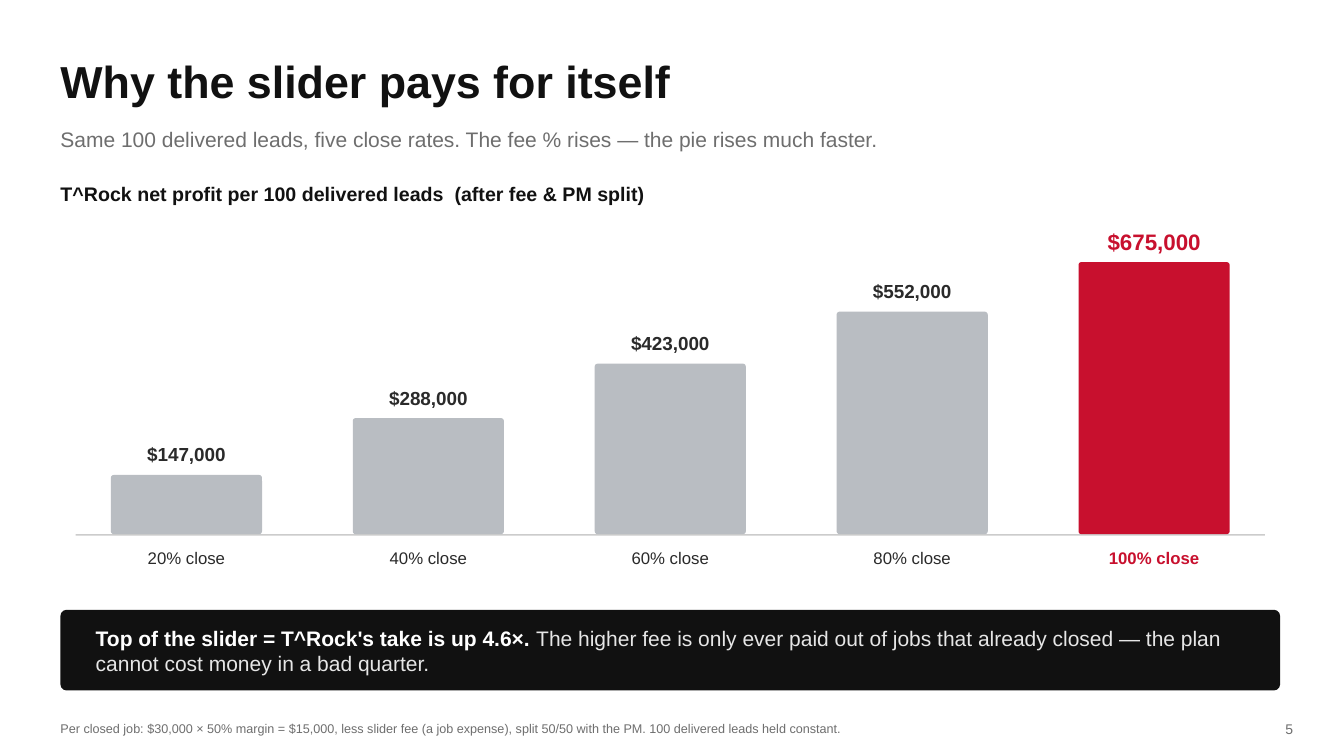
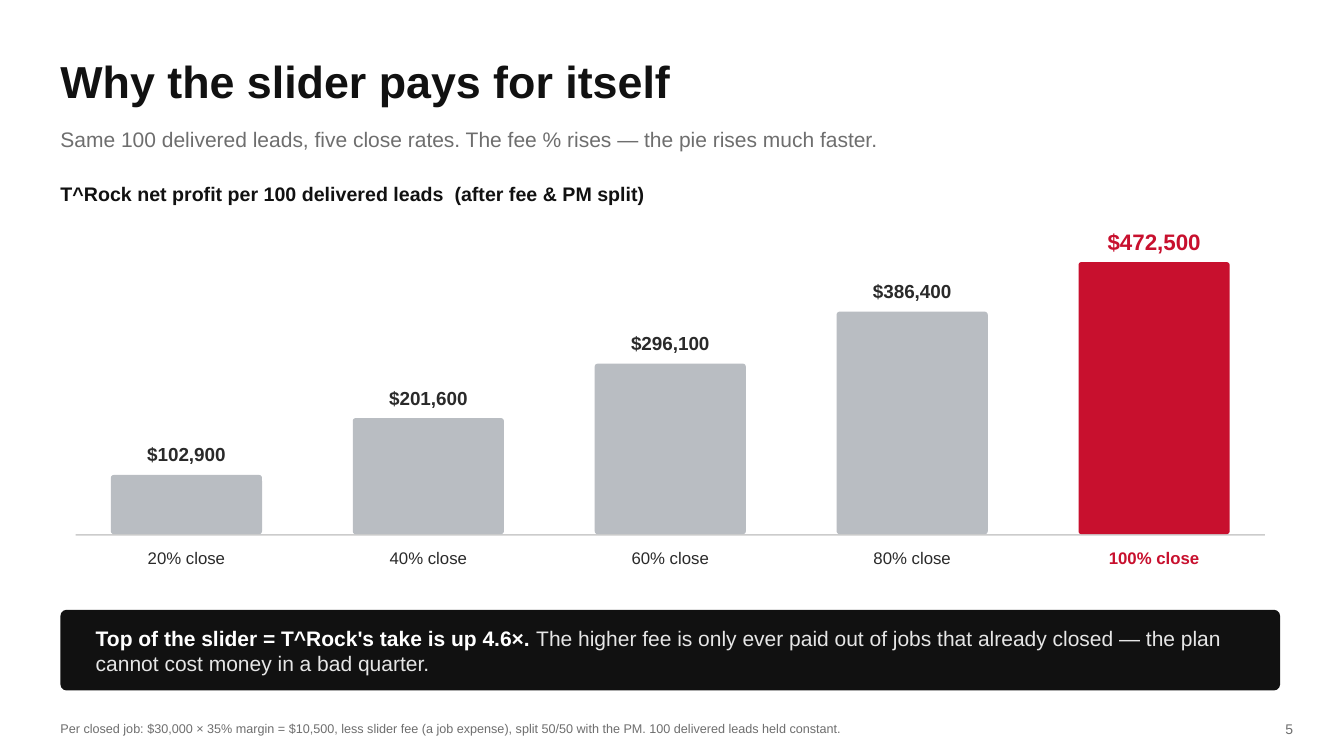
Before and after one commit to DommyD26/roofing-site-template, a slide deck: slide 5 of pitch/Commission-Plan.pptx. Drawn at 1344x756 pixels with LibreOffice and Linux fonts; fonts in the diff are those of the drawing. Boxes give left, top, right and bottom in pixels: in the first picture for what was removed or moved away, otherwise in the second. Text is boxed around its words. In the diff, an @@ line names an element or a change of style, - is before the commit and + after.

```diff
--- a/pitch/Commission-Plan.pptx
+++ b/pitch/Commission-Plan.pptx
@@ text at (x1=1108, y1=233, x2=1201, y2=254): text changed @@
-$675,000
+$472,500
@@ text at (x1=873, y1=284, x2=951, y2=301): text changed @@
-$552,000
+$386,400
@@ text at (x1=631, y1=336, x2=709, y2=353): text changed @@
-$423,000
+$296,100
@@ text at (x1=389, y1=391, x2=467, y2=408): text changed @@
-$288,000
+$201,600
@@ text at (x1=147, y1=447, x2=225, y2=464): text changed @@
-$147,000
+$102,900
@@ text at (x1=60, y1=724, x2=841, y2=736): text changed @@
-Per closed job: $30,000 × 50% margin = $15,000, less slider fee (a job expense), split 50/50 with the PM. 100 delivered leads held constant.
+Per closed job: $30,000 × 35% margin = $10,500, less slider fee (a job expense), split 50/50 with the PM. 100 delivered leads held constant.
```
Also in this commit, not shown: 3 other slides changed, 1 other file.
